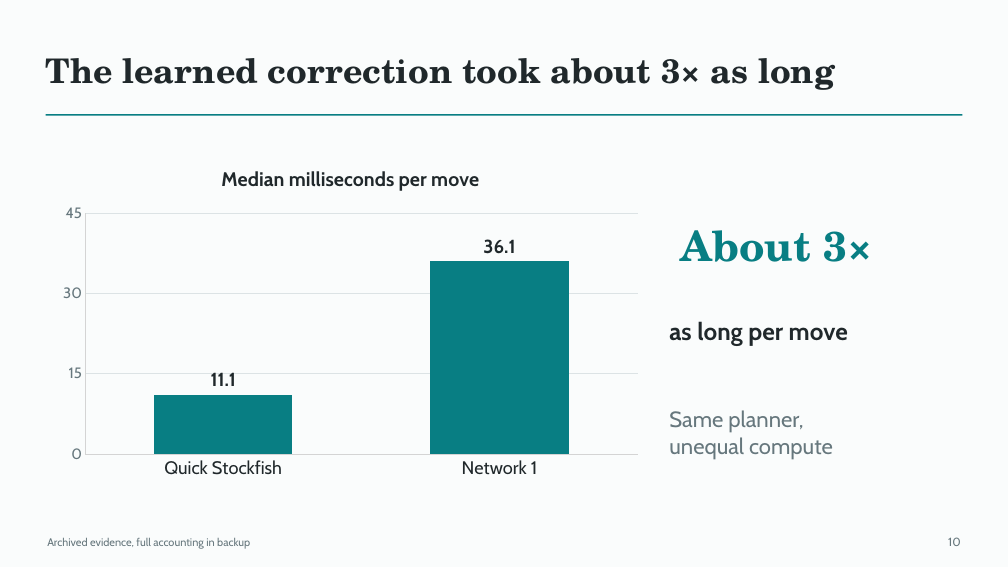
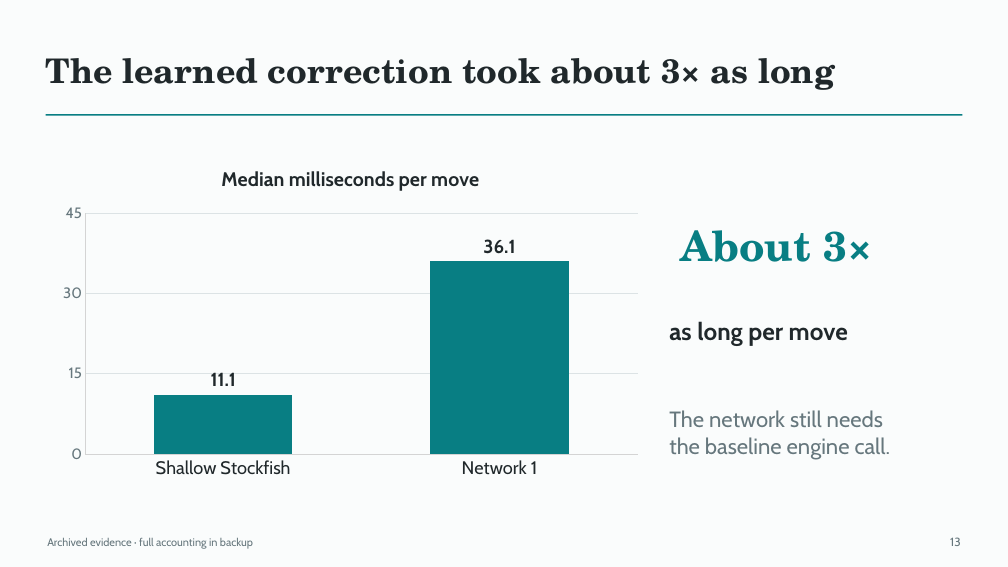
Before and after one commit to Mr-Teal/CS5446_project, a slide deck: slide 13 of docs/drafts/presentation-draft.pptx (slide 10 before the commit). Drawn at 1008x567 pixels with LibreOffice and Linux fonts; fonts in the diff are those of the drawing. Boxes give left, top, right and bottom in pixels: in the first picture for what was removed or moved away, otherwise in the second. Text is boxed around its words. In the diff, an @@ line names an element or a change of style, - is before the commit and + after.

```diff
--- a/docs/drafts/presentation-draft.pptx
+++ b/docs/drafts/presentation-draft.pptx
@@ column chart at (51,151,650,486) @@
-categories: Quick Stockfish, Network 1
+categories: Shallow Stockfish, Network 1
@@ text at (669,410,891,460): text changed @@
-Same planner,
-unequal compute
+The network still needs
+the baseline engine call.
@@ text at (47,538,253,549): text changed @@
-Archived evidence, full accounting in backup
+Archived evidence · full accounting in backup
@@ text at (950,537,961,546): text changed @@
-10
+13
```
Also in this commit, not shown: 7 other slides changed, 8 slides added, 5 slides removed, 3 other files.
